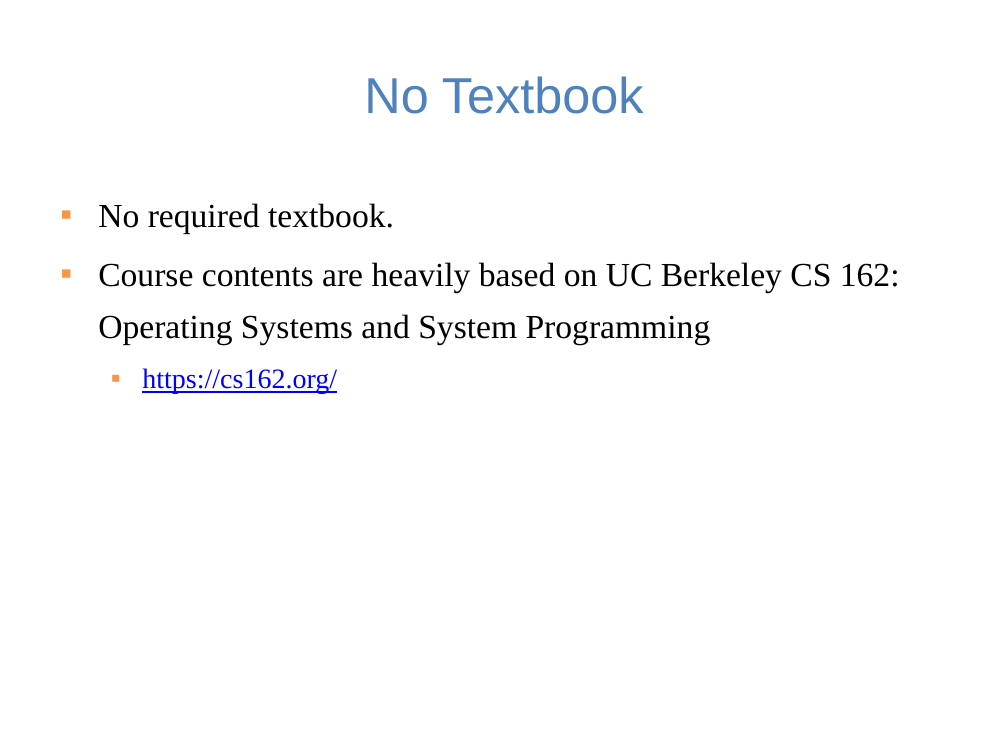
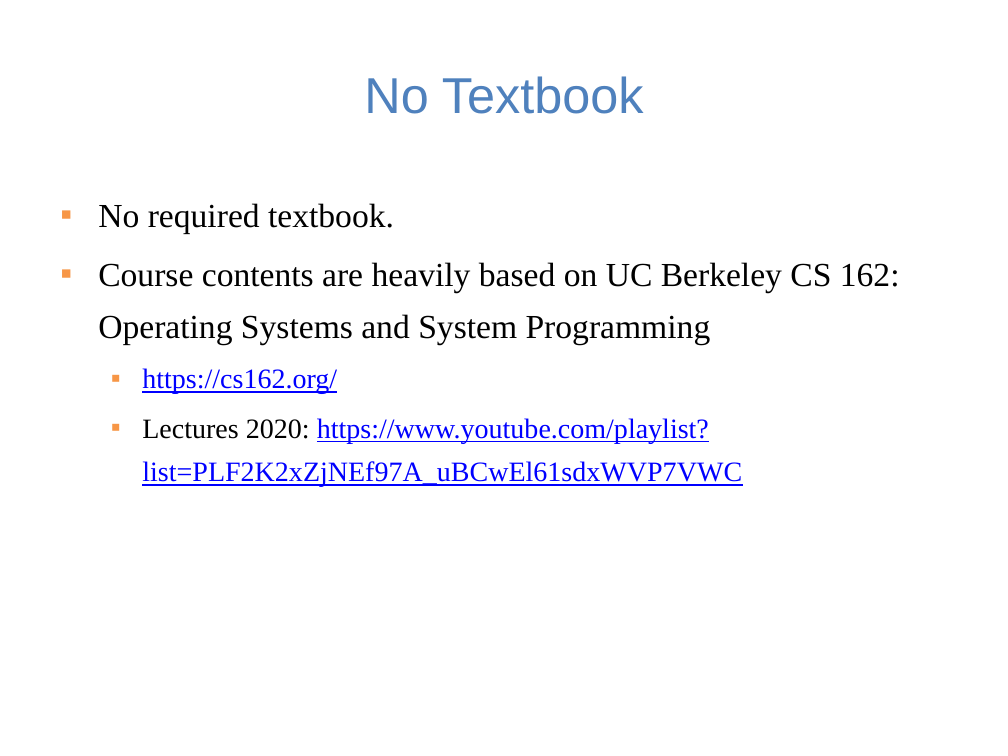
Before and after one commit to guhofstra/CSC256Fa25, a slide deck: slide 4 of PPTs/Lecture 0-course overview.pptx. Drawn at 1008x756 pixels with LibreOffice and Linux fonts; fonts in the diff are those of the drawing. Boxes give left, top, right and bottom in pixels: in the first picture for what was removed or moved away, otherwise in the second. Text is boxed around its words. In the diff, an @@ line names an element or a change of style, - is before the commit and + after.

```diff
--- a/PPTs/Lecture 0-course overview.pptx
+++ b/PPTs/Lecture 0-course overview.pptx
@@ text at [142,418,742,487]: paragraph added @@
+  ▪ Lectures 2020: https://www.youtube.com/playlist?list=PLF2K2xZjNEf97A_uBCwEl61sdxWVP7VWC
```
Also in this commit, not shown: 2 other slides changed, 1 slide added, 26 other files.
